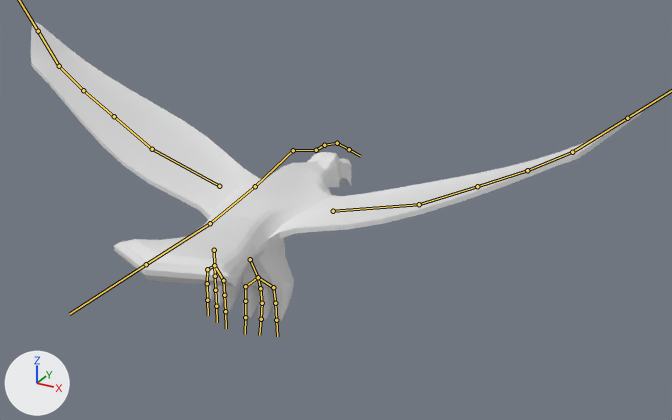
An edit to the FBX model Assets/Models/Bird.fbx_Collection.fbx, drawn before and after from the same camera.
Both versions are drawn from a 50 mm lens placed at (3.45, -5.08, 2.59), pointed at (0.46, 0.35, -0.12). Arrows for +X, +Y and +Z are at lower left; the lights stay in place. The bones that bend it are drawn over the model as lines.
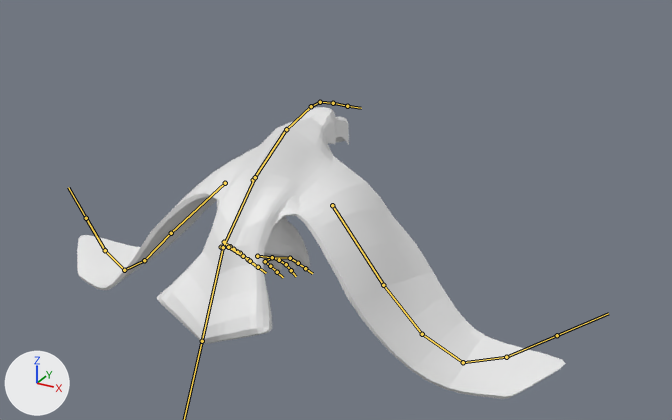
The newer file adds an action. The first version stands in its rest pose; the second is drawn at frame 16 of the action 'Armature|Fly'.

What the commit changed:
Bone 'Bone.L' (bone_bone_l) moves from (0.0, 0.0, 0.0) to (0.0, -0.02, 0.06).
Bone 'Bone.L' (bone_bone_l) turns from (0, 0, 0) to (15, 0, 1) degrees about its own x, y and z.
Bone 'Bone.001.L' (bone_bone_001_l) turns from (0, 0, 0) to (15, 1, -2) degrees about its own x, y and z.
Bone 'Bone.002' (bone_bone_002) turns from (0, 0, 0) to (-30, -1, 0) degrees about its own x, y and z.
Bone 'Bone.003' (bone_bone_003) turns from (0, 0, 0) to (-4, -1, 1) degrees about its own x, y and z.
Bone 'Bone.004' (bone_bone_004) turns from (0, 0, 0) to (15, 2, -1) degrees about its own x, y and z.
Bone 'Bone.005.L' (bone_bone_005_l) moves from (0.0, 0.0, 0.0) to (0.03, -0.06, -0.1).
Bone 'Bone.005.L' (bone_bone_005_l) turns from (0, 0, 0) to (-44, -27, -29) degrees about its own x, y and z.
Bone 'Bone.006.L' (bone_bone_006_l) turns from (0, 0, 0) to (-14, 8, 0) degrees about its own x, y and z.
Bone 'Bone.007.L' (bone_bone_007_l) turns from (0, 0, 0) to (3, 5, 17) degrees about its own x, y and z.
Bone 'Bone.008.L' (bone_bone_008_l) turns from (0, 0, 0) to (23, -16, 31) degrees about its own x, y and z.
Bone 'Bone.005.R' (bone_bone_005_r) moves from (0.0, 0.0, 0.0) to (-0.03, -0.06, -0.1).
Bone 'Bone.005.R' (bone_bone_005_r) turns from (0, 0, 0) to (-44, 27, 29) degrees about its own x, y and z.
Bone 'Bone.006.R' (bone_bone_006_r) turns from (0, 0, 0) to (-14, -8, 0) degrees about its own x, y and z.
Bone 'Bone.007.R' (bone_bone_007_r) turns from (0, 0, 0) to (3, -5, -17) degrees about its own x, y and z.
Bone 'Bone.008.R' (bone_bone_008_r) turns from (0, 0, 0) to (23, 16, -31) degrees about its own x, y and z.
Bone 'Bone.005.R.001' (bone_bone_005_r_001) turns from (0, 0, 0) to (1, -8, -34) degrees about its own x, y and z.
Bone 'Bone.005.L.001' (bone_bone_005_l_001) turns from (0, 0, 0) to (1, 7, 34) degrees about its own x, y and z.
Bone 'Bone.L.001' (bone_bone_l_001) moves from (0.0, 0.0, 0.0) to (0.0, -0.01, 0.07).
Bone 'Bone.L.001' (bone_bone_l_001) turns from (0, 0, 0) to (-37, -2, 0) degrees about its own x, y and z.
Bone 'Bone.L.002' (bone_bone_l_002) turns from (0, 0, 0) to (-26, 1, 1) degrees about its own x, y and z.

Changed parts and their boxes (x1, y1, x2, y2) in the pictures (672 x 420 px):
'Plane', posed (20% narrower): before (31, 22, 642, 323); after (77, 107, 566, 399)
bone 'Bone.L', root to tip: before (255, 186) to (294, 149); after (253, 180) to (287, 127)
bone 'Bone.001.L', root to tip: before (293, 150) to (316, 150); after (286, 129) to (311, 106)
bone 'Bone.002', root to tip: before (316, 150) to (324, 145); after (311, 106) to (320, 102)
bone 'Bone.003', root to tip: before (324, 145) to (337, 143); after (320, 102) to (333, 103)
bone 'Bone.004', root to tip: before (337, 143) to (349, 149); after (333, 103) to (347, 106)
bone 'Bone.005.L', root to tip: before (333, 211) to (419, 204); after (332, 205) to (383, 285)
bone 'Bone.006.L', root to tip: before (419, 204) to (477, 186); after (383, 285) to (422, 334)
bone 'Bone.007.L', root to tip: before (477, 186) to (527, 170); after (422, 334) to (463, 362)
bone 'Bone.008.L', root to tip: before (527, 170) to (572, 152); after (463, 362) to (506, 357)
bone 'Bone.005.R', root to tip: before (219, 186) to (152, 149); after (225, 183) to (171, 233)
bone 'Bone.006.R', root to tip: before (152, 149) to (114, 116); after (171, 233) to (144, 260)
bone 'Bone.007.R', root to tip: before (114, 116) to (83, 90); after (144, 260) to (124, 270)
bone 'Bone.008.R', root to tip: before (83, 90) to (59, 66); after (124, 270) to (105, 250)
bone 'Bone.005.R.001', root to tip: before (214, 250) to (214, 265); after (221, 247) to (228, 247)
bone 'Bone.005.L.001', root to tip: before (250, 259) to (258, 277); after (257, 256) to (272, 257)
bone 'Bone.L.001', root to tip: before (255, 186) to (210, 223); after (255, 177) to (223, 247)
bone 'Bone.L.002', root to tip: before (210, 223) to (146, 264); after (223, 247) to (202, 341)
